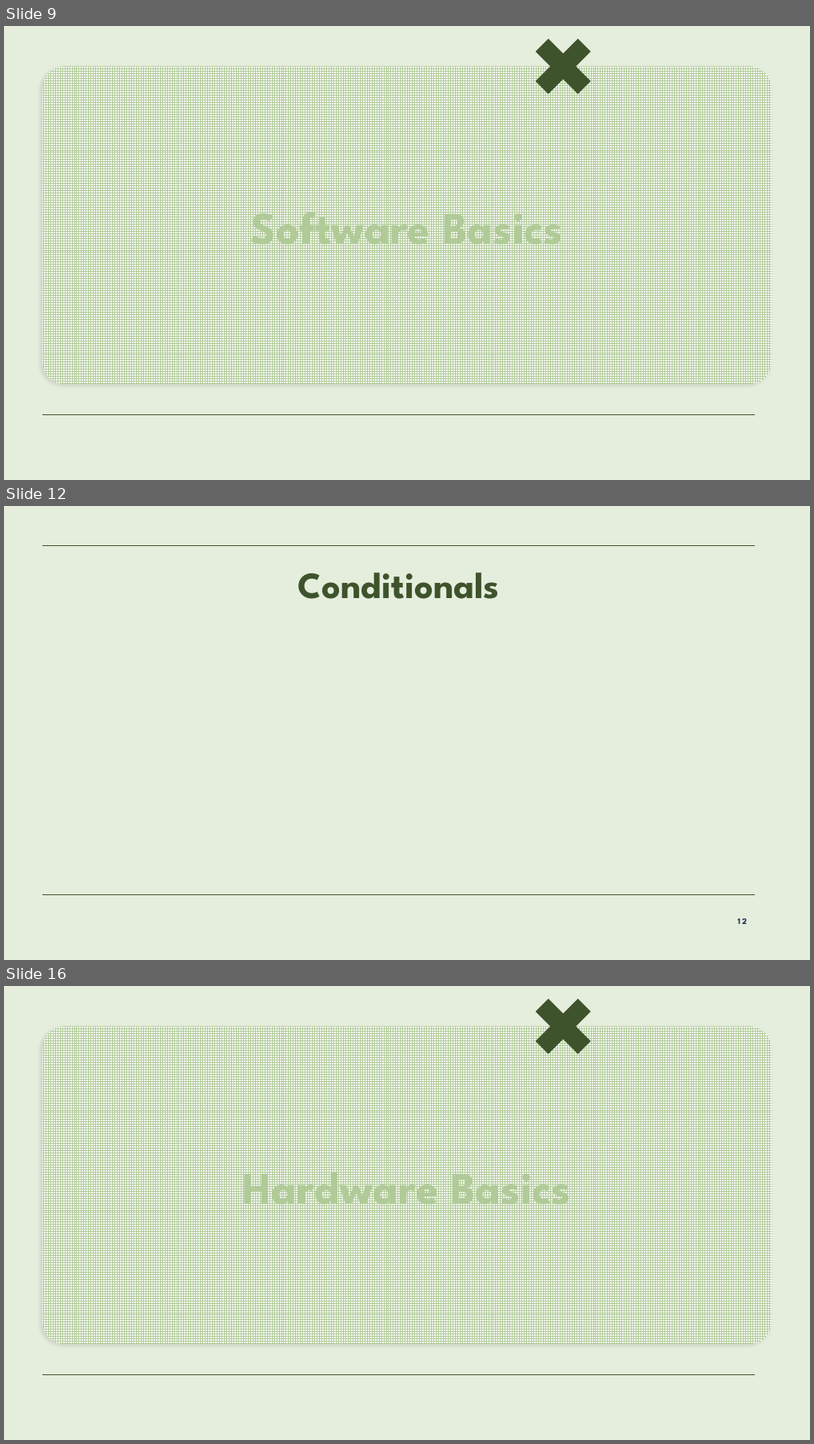
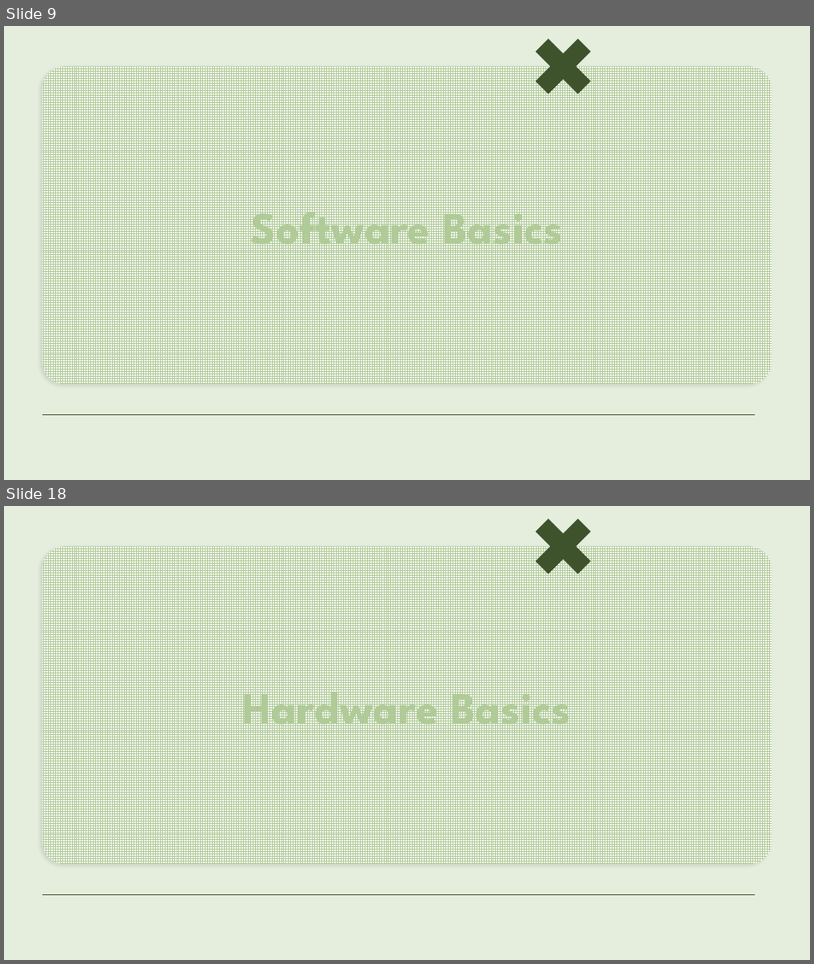
Before and after one commit to caro-line33/intro-to-audio-engineering, a slide deck: week1_microcontrollers/slides/week1.pptx. Shown one above the other, each under a label of ours: slides 9, 12 and 16 before the commit, slides 9 and 18 after it; the slides between them are not shown. The pictures are 814x1444 and 814x964 pixels, drawn with LibreOffice and Linux fonts; fonts in the diff are those of the drawing; background and template pictures are left out. Boxes give left, top, right and bottom in pixels: in the first picture for what was removed or moved away, otherwise in the second. Text is boxed around its words. In the diff, an @@ line names an element or a change of style, - is before the commit and + after.

```diff
--- a/week1_microcontrollers/slides/week1.pptx
+++ b/week1_microcontrollers/slides/week1.pptx
@@ slide 12 removed at bbox=[4, 506, 810, 960], background #E5EDDD; not listed: 1 template element that a slide beside it also shows @@
@@ line removed from (42, 545) to (754, 545) @@
@@ title removed at bbox=[298, 572, 500, 599] @@
-Conditionals
@@ page number removed at bbox=[738, 918, 747, 924] @@
-12
@@ what was slide 16 is now slide 18 @@
```
Also in this commit, not shown: 3 slides changed, 14 slides added, 7 other slides removed, 22 other files.
